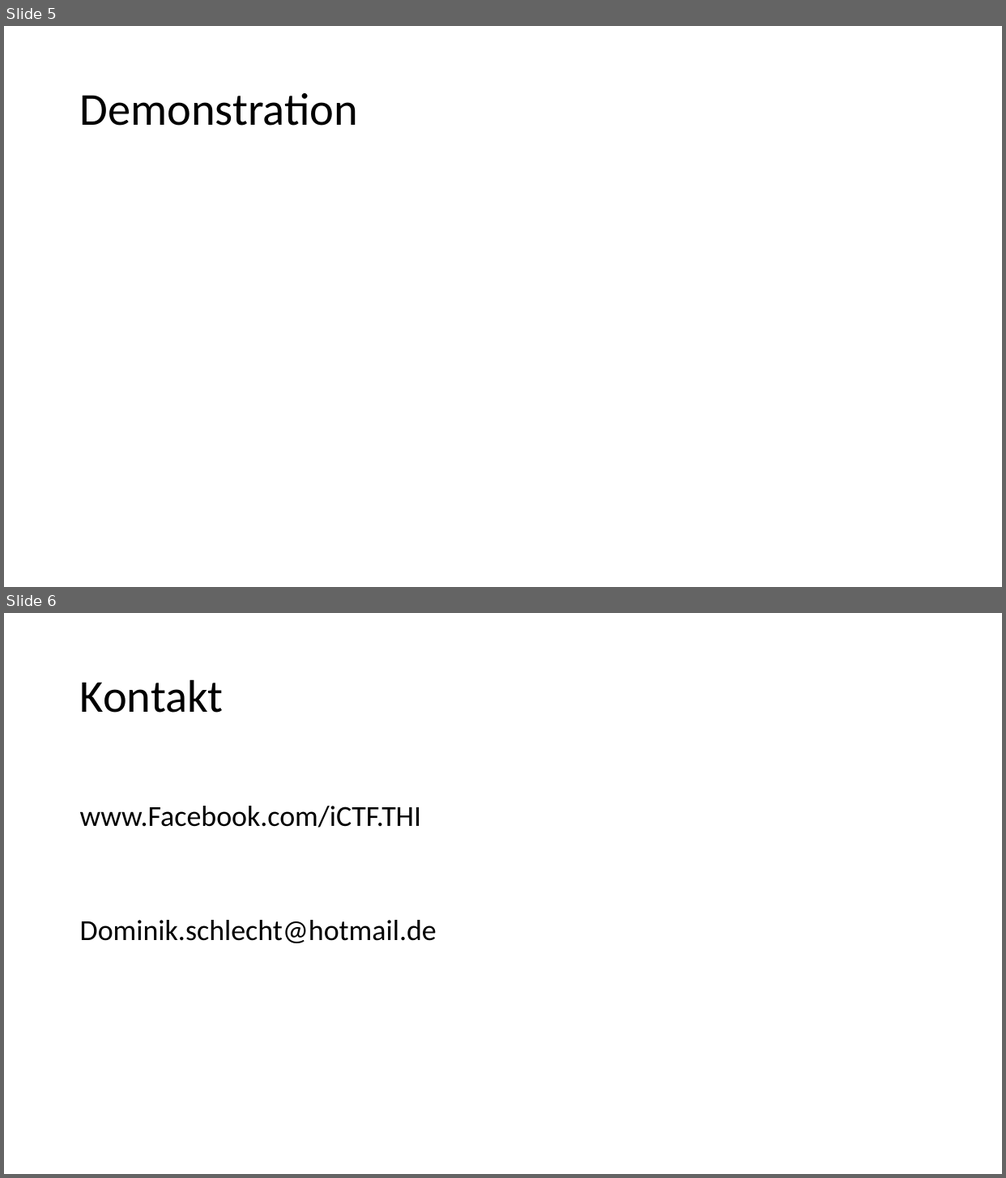
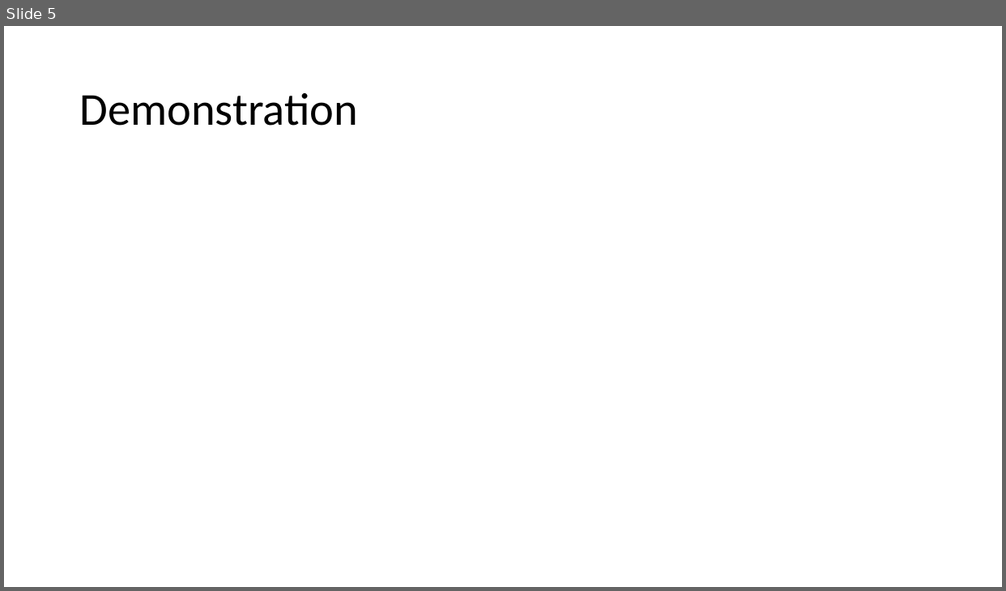
Before and after one commit to DominikSchlecht/masterProjWS15, a slide deck: Marketing/Infoveranstaltung iCTF.odp. Shown one above the other, each under a label of ours: slides 5 and 6 before the commit, slide 5 after it. The pictures are 1006x1178 and 1006x591 pixels, drawn with LibreOffice and Linux fonts; fonts in the diff are those of the drawing; background and template pictures are left out. Boxes give left, top, right and bottom in pixels: in the first picture for what was removed or moved away, otherwise in the second. Text is boxed around its words. In the diff, an @@ line names an element or a change of style, - is before the commit and + after.

```diff
--- a/Marketing/Infoveranstaltung iCTF.odp
+++ b/Marketing/Infoveranstaltung iCTF.odp
@@ slide 6 removed at (x1=4, y1=613, x2=1002, y2=1174), background picture (left out) @@
@@ text removed at (x1=80, y1=679, x2=224, y2=713) @@
-Kontakt
@@ text removed at (x1=80, y1=806, x2=437, y2=943) @@
-www.Facebook.com/iCTF.THI
-Dominik.schlecht@hotmail.de
```
Also in this commit, not shown: 1 slide changed, 1 other file.
